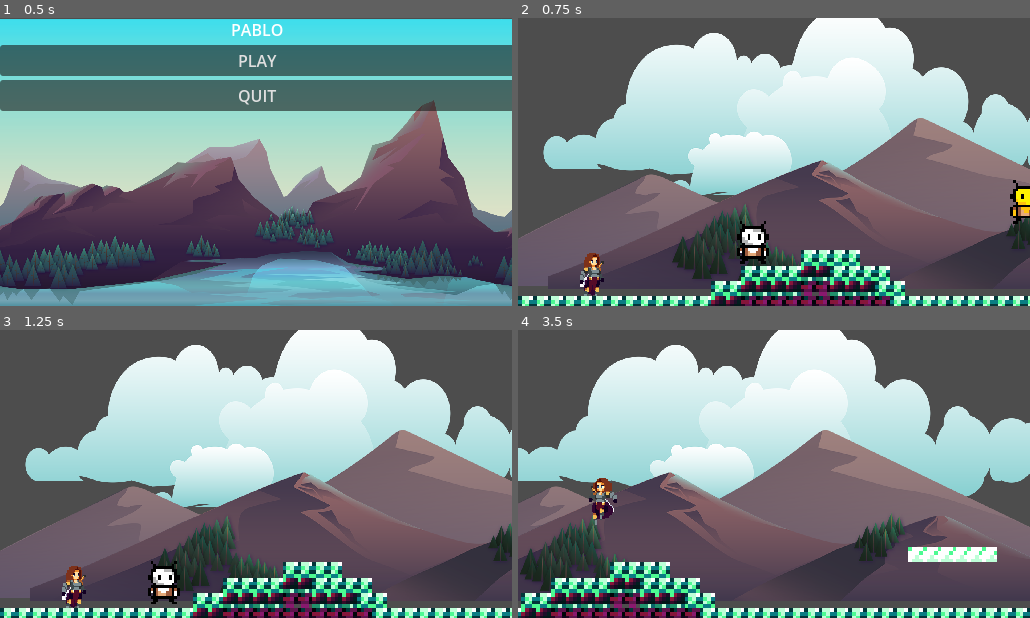
Above: before the commit, frames 1-4 (two rows, left to right).
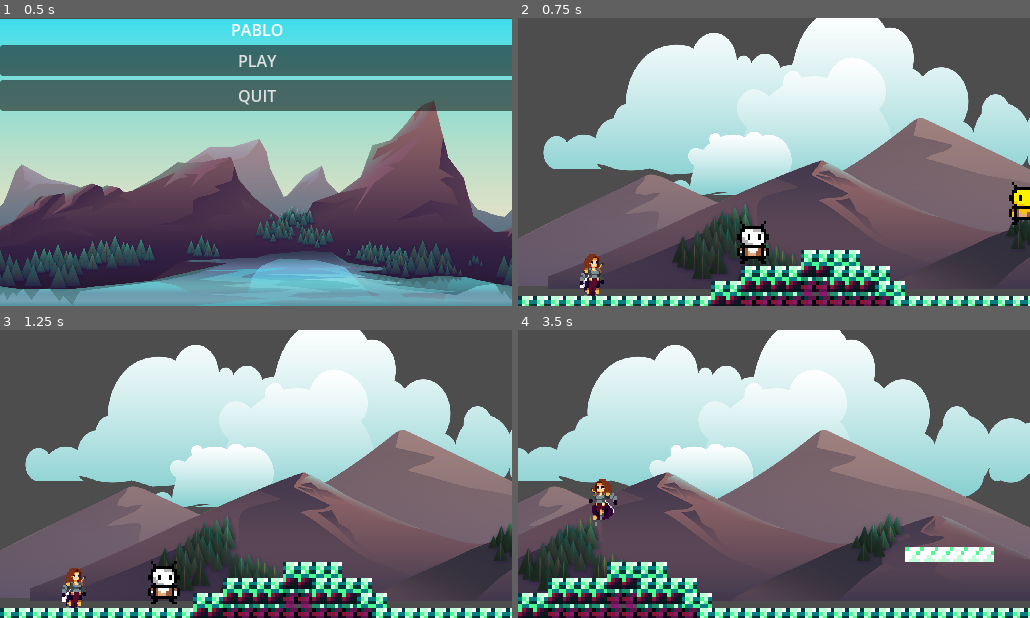
Above: after the commit, the same moments.

Repository: BaoQui/Pablo-s-Adventure
Game: Godot game, scene res://main_menu.tscn
The game is run twice, just before and just after one commit, with the same random seed, the same clock (stepped at 60 frames per second) and the same inputs.
Inputs (mouse positions are in pixels of both pictures, inside the frame that each line leads up to):
- Up to frame 1 (0.5 s): no input
- Up to frame 2 (0.75 s): click "PLAY" at 0.5 s
- Up to frame 3 (1.25 s): no input
- Up to frame 4 (3.5 s): tap Enter (ui_accept) at 1.25, 1.52 s; move the mouse to (886, 459) at 1.27 s; hold Right (ui_right) 1.28-2 s; tap I at 1.35, 2.85 s; click (886, 459) at 1.42 s; drag from (671, 488) to (625, 557) at 2.02 s; move the mouse to (825, 410) at 2.77 s; hold Left (ui_left) from 2.78 s (still down)

Frame 1 is identical in both runs. In frame 2, 0.5% of the frame differs, in the area x 12-100%, y 56-97%; in frame 3, 0.3%; in frame 4, 7.9%, in the area x 0-100%, y 0-100%.

Commit message:
Hitboxes Added

Diff:
--- a/Level.tscn
+++ b/Level.tscn
@@ -192,11 +192,11 @@
 }]
 
 [sub_resource type="CapsuleShape2D" id="CapsuleShape2D_sweqy"]
-radius = 4.39104
+radius = 5.26934
 height = 33.2656
 
 [sub_resource type="CapsuleShape2D" id="CapsuleShape2D_2hs0m"]
-radius = 6.31849
+radius = 5.20347
 height = 33.3141
 
 [sub_resource type="WorldBoundaryShape2D" id="WorldBoundaryShape2D_onrkg"]
@@ -213,7 +213,7 @@
 height = 11.8047
 
 [sub_resource type="CapsuleShape2D" id="CapsuleShape2D_g4vxw"]
-radius = 3.22601
+radius = 4.03252
 height = 11.8047
 
 [sub_resource type="TileSetAtlasSource" id="TileSetAtlasSource_608kq"]
@@ -639,22 +639,22 @@
 speed_scale = 30.0
 
 [node name="CollisionShape2D" type="CollisionShape2D" parent="Player"]
-position = Vector2(2.25819, 0.000124216)
+position = Vector2(1.12928, -1.05712)
 scale = Vector2(1.28571, 0.773005)
 shape = SubResource("CapsuleShape2D_sweqy")
 
 [node name="PunchHitbox" type="Area2D" parent="Player"]
-position = Vector2(28.2286, 3.21418)
+position = Vector2(31.616, 3.17097)
 scale = Vector2(3.71964, 0.96015)
 
 [node name="CollisionShape2D" type="CollisionShape2D" parent="Player/PunchHitbox"]
-position = Vector2(-0.303555, -5.54947)
+position = Vector2(-0.607123, -5.50447)
 scale = Vector2(0.816734, 1.13887)
 shape = SubResource("CapsuleShape2D_2hs0m")
 
 [node name="Camera2D" type="Camera2D" parent="Player"]
 modulate = Color(0.895935, 0, 0.317969, 1)
-position = Vector2(138.884, -32.7679)
+position = Vector2(138.884, -24.3116)
 scale = Vector2(1, 0.986558)
 zoom = Vector2(1.5, 1.5)
 limit_top = 0
@@ -778,7 +778,7 @@
 script = ExtResource("49_fddr8")
 
 [node name="Sprite2D" type="Sprite2D" parent="BouncingEnemy"]
-position = Vector2(67.3431, 25.9702)
+position = Vector2(66.9398, 26.3637)
 scale = Vector2(0.708683, 0.708291)
 texture = ExtResource("50_oybyf")
 
@@ -794,7 +794,7 @@
 [node name="Area2D" type="Area2D" parent="BouncingEnemy" groups=["Enemy"]]
 
 [node name="CollisionShape2D" type="CollisionShape2D" parent="BouncingEnemy/Area2D"]
-position = Vector2(65.73, 26.3637)
+position = Vector2(65.3268, 26.3637)
 shape = SubResource("CapsuleShape2D_g4vxw")
 
 [node name="BouncingEnemy2" type="CharacterBody2D" parent="." groups=["Enemy"]]
@@ -867,7 +867,6 @@
 
 [node name="CollisionShape2D" type="CollisionShape2D" parent="Goal"]
 position = Vector2(-0.427887, -2.46938)
-scale = Vector2(1, 1)
 shape = SubResource("RectangleShape2D_608kq")
 
 [node name="Sprite2D" type="Sprite2D" parent="Goal" groups=["Player"]]
--- a/Level2.tscn
+++ b/Level2.tscn
@@ -993,7 +993,7 @@
 
 [node name="Node2D" type="Node2D"]
 
-[node name="Player" type="CharacterBody2D" parent="."]
+[node name="Player" type="CharacterBody2D" parent="." groups=["Player"]]
 position = Vector2(-62, 142)
 scale = Vector2(0.357132, 0.372261)
 collision_mask = 3
@@ -1024,7 +1024,7 @@
 scale = Vector2(3.71964, 0.96015)
 
 [node name="CollisionShape2D" type="CollisionShape2D" parent="Player/PunchHitbox"]
-position = Vector2(-3.58133, -8.70384)
+position = Vector2(-0.0612299, -6.14539)
 scale = Vector2(0.816734, 1.13887)
 shape = SubResource("CapsuleShape2D_5a13d")
 
@@ -1109,7 +1109,7 @@
 tile_map_data = PackedByteArray("AAD+/yMAAQABAAAAAAD//yMAAQABAAAAAAAAACMAAQABAAAAAAABACMAAQABAAAAAAACACMAAQABAAAAAAADAC …(1312 unchanged characters)…
 tile_set = SubResource("TileSet_f7eu1")
 
-[node name="EyeBoss" type="CharacterBody2D" parent="."]
+[node name="EyeBoss" type="CharacterBody2D" parent="." groups=["Enemy"]]
 motion_mode = 1
 script = ExtResource("43_j286a")
 laser_scene = ExtResource("44_fi16w")
@@ -1120,7 +1120,7 @@
 texture = ExtResource("45_vho2s")
 
 [node name="Eye Coliision" type="CollisionShape2D" parent="EyeBoss"]
-position = Vector2(779, 114)
+position = Vector2(784, 114)
 shape = SubResource("CircleShape2D_annok")
 
 [node name="MoveTimer" type="Timer" parent="EyeBoss"]
--- a/bouncyenemy.gd
+++ b/bouncyenemy.gd
@@ -145,10 +145,10 @@
 	if body.is_in_group("Player"):
 		body.do_damage(10, global_position)
 
-		var knockback_strength_x: float = 500.0
+		var knockback_strength_x: float = 800.0
 		var knockback_strength_y: float = 300.0
 
-		if body.global_position.x < global_position.x:
+		if body.global_position.x > global_position.x:
 			body.velocity.x = -knockback_strength_x
 		else:
 			body.velocity.x = knockback_strength_x
--- /dev/null
+++ b/death_screen.gd
@@ -0,0 +1,9 @@
+extends Control
+
+
+func _on_give_up_pressed() -> void:
+	get_tree().quit()
+
+
+func _on_retry_pressed() -> void:
+	get_tree().change_scene_to_file("res://Level.tscn")
--- /dev/null
+++ b/death_screen.tscn
@@ -0,0 +1,44 @@
+[gd_scene load_steps=3 format=3 uid="uid://dfgieb2a1ooff"]
+
+[ext_resource type="Script" uid="uid://xg8gc5odef55" path="res://death_screen.gd" id="1_if853"]
+[ext_resource type="Texture2D" uid="uid://b8wnwfy8rydhq" path="res://sr5z0431d3fdc7aws3.png" id="2_ex68u"]
+
+[node name="Death_Screen" type="Control"]
+layout_mode = 3
+anchors_preset = 15
+anchor_right = 1.0
+anchor_bottom = 1.0
+grow_horizontal = 2
+grow_vertical = 2
+script = ExtResource("1_if853")
+
+[node name="VBoxContainer" type="VBoxContainer" parent="."]
+layout_mode = 0
+offset_left = 169.0
+offset_top = 33.0
+offset_right = 243.0
+offset_bottom = 126.0
+scale = Vector2(2.21, 2.21)
+
+[node name="Label" type="Label" parent="VBoxContainer"]
+layout_mode = 2
+text = "You Died!"
+horizontal_alignment = 1
+vertical_alignment = 1
+
+[node name="Retry" type="Button" parent="VBoxContainer"]
+layout_mode = 2
+text = "Retry"
+
+[node name="Sprite2D" type="Sprite2D" parent="VBoxContainer"]
+z_index = -290
+position = Vector2(37.1041, 69.2308)
+scale = Vector2(3.94, 3.94)
+texture = ExtResource("2_ex68u")
+
+[node name="Give_up" type="Button" parent="VBoxContainer"]
+layout_mode = 2
+text = "Give Up"
+
+[connection signal="pressed" from="VBoxContainer/Retry" to="." method="_on_retry_pressed"]
+[connection signal="pressed" from="VBoxContainer/Give_up" to="." method="_on_give_up_pressed"]
--- a/player.gd
+++ b/player.gd
@@ -182,6 +182,8 @@
 
 func die():
 	print("Player died!")
+	get_tree().change_scene_to_file("res://death_screen.tscn")
+
 	# TODO: Handle respawn / game over
 
 # --- Inventory ---
Not shown, added: death_screen.gd.uid
Binary file added: sr5z0431d3fdc7aws3.png
Not shown, added: sr5z0431d3fdc7aws3.png.import
